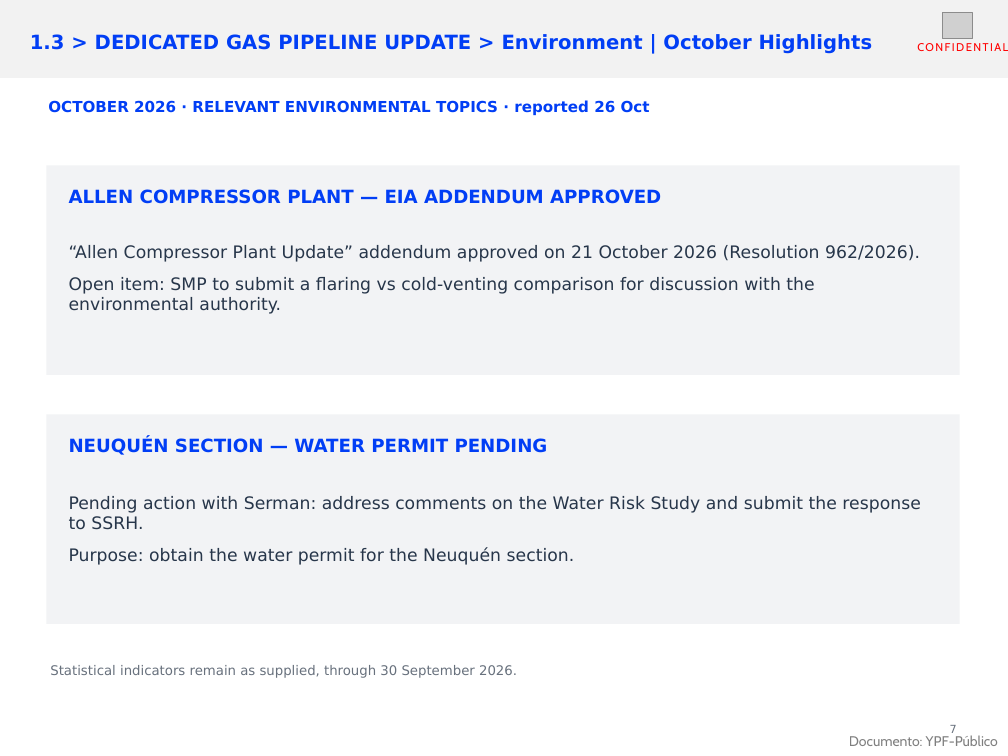
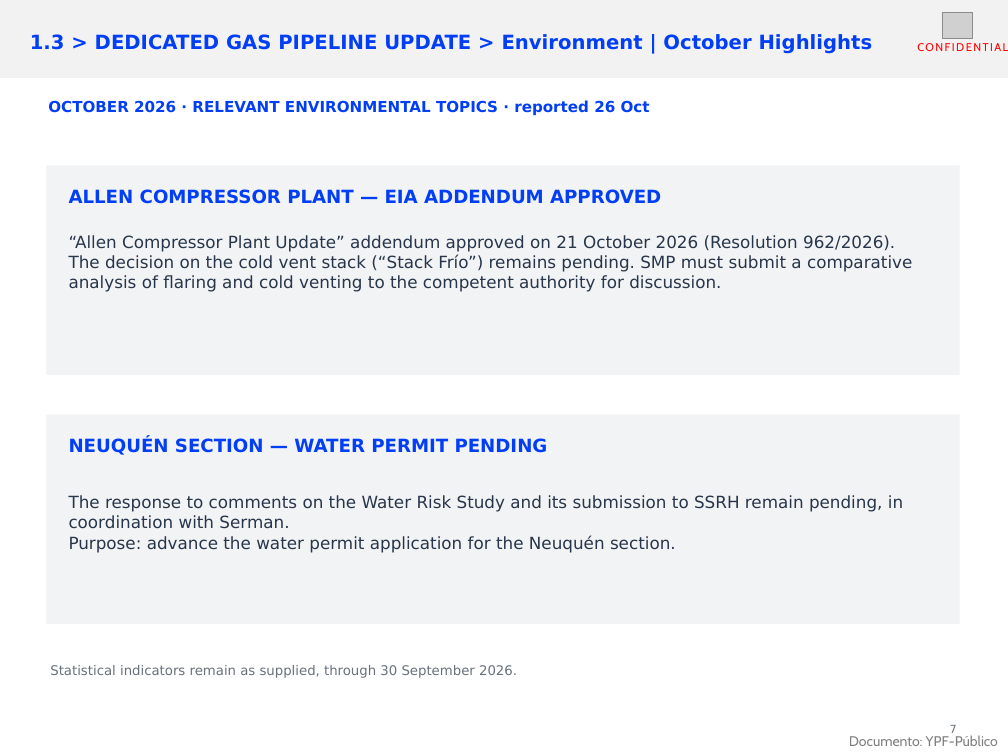
Before and after one commit to WilliamSaenz/HSE_SSMA_Gasoducto_2027_2028, a slide deck: slide 7 of informes/2026-10/entregables/SMP_HSE_Octubre_2026_v05_REVISADA.pptx. Drawn at 1008x756 pixels with LibreOffice and Linux fonts; fonts in the diff are those of the drawing; grey boxes stand for pictures. Boxes give left, top, right and bottom in pixels: in the first picture for what was removed or moved away, otherwise in the second. Text is boxed around its words. In the diff, an @@ line names an element or a change of style, - is before the commit and + after.

Commit message:
Deliver final environmental slide with explicit pending cold vent stack decision

```diff
--- a/informes/2026-10/entregables/SMP_HSE_Octubre_2026_v05_REVISADA.pptx
+++ b/informes/2026-10/entregables/SMP_HSE_Octubre_2026_v05_REVISADA.pptx
@@ text at bbox=[69, 235, 912, 292]: text changed; size 12.3 to 12 pt @@
-“Allen Compressor Plant Update” addendum approved on 21 October 2026 (Resolution 962/2026).
-Open item: SMP to submit a flaring vs cold-venting comparison for discussion with the environmental authority.
+“Allen Compressor Plant Update” addendum approved on 21 October 2026 (Resolution 962/2026).
+The decision on the cold vent stack (“Stack Frío”) remains pending. SMP must submit a comparative analysis of flaring and cold venting to the competent authority for discussion.
@@ text at bbox=[69, 495, 903, 553]: text changed; size 12.3 to 12 pt @@
-Pending action with Serman: address comments on the Water Risk Study and submit the response to SSRH.
-Purpose: obtain the water permit for the Neuquén section.
+The response to comments on the Water Risk Study and its submission to SSRH remain pending, in coordination with Serman.
+Purpose: advance the water permit application for the Neuquén section.
```
Also in this commit, not shown: 9 other files.
